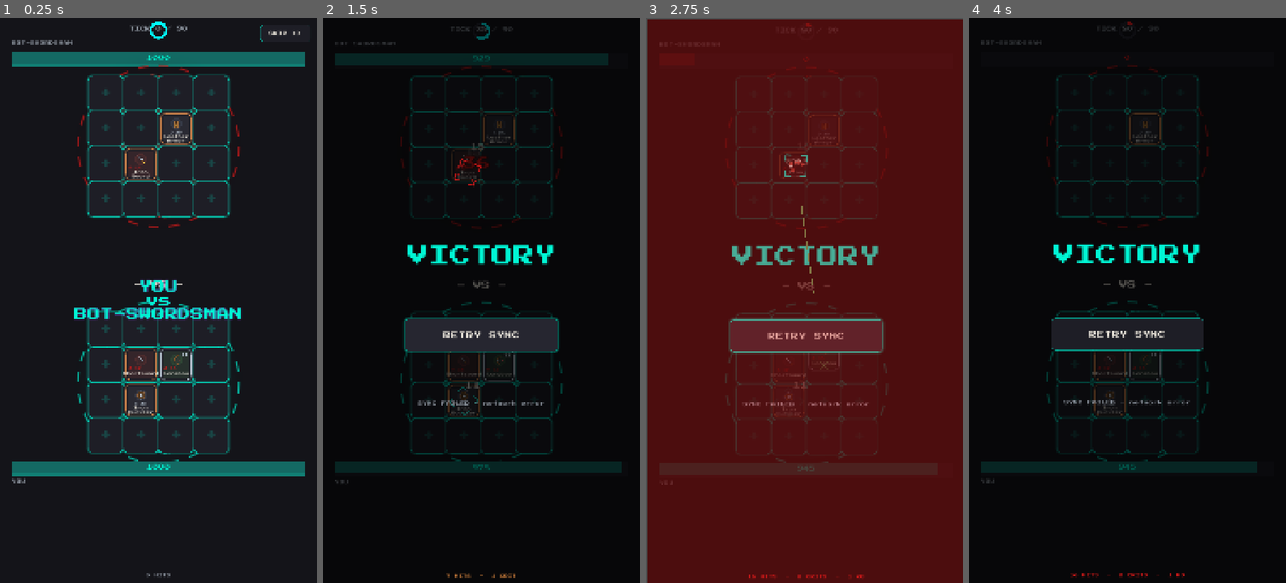
Above: before the commit, frames 1-4 (left to right).
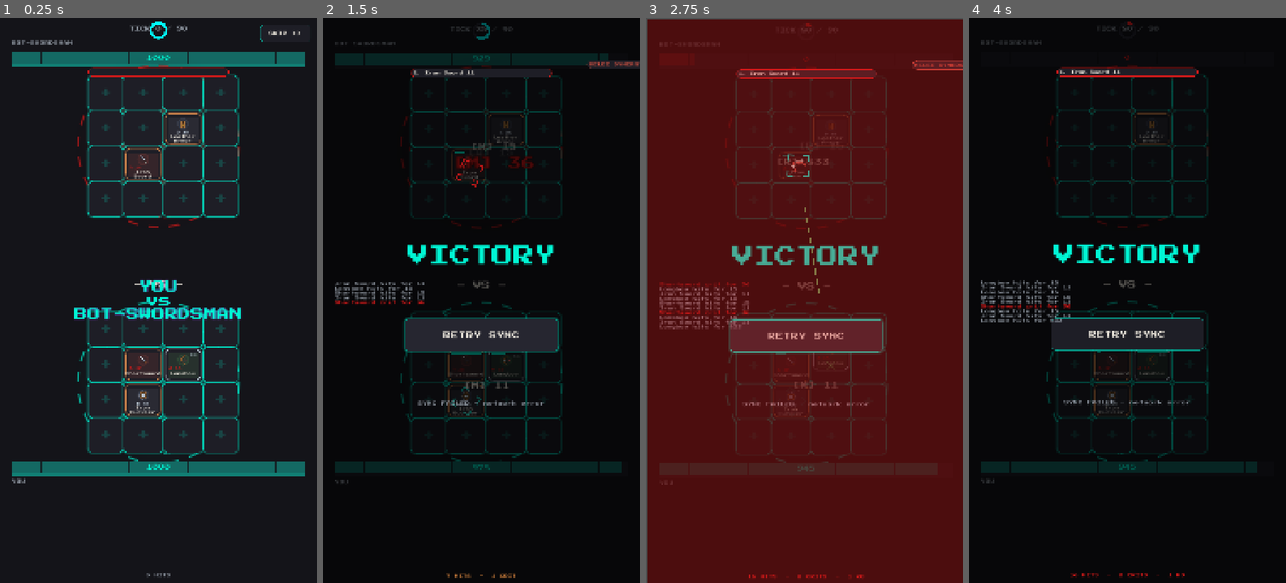
Above: after the commit, the same moments.

Repository: nomotomo/syn-grid-client
Game: Godot game, scene res://scenes/combat_replay/CombatReplayPreviewHarness.tscn
The game is run twice, just before and just after one commit, with the same random seed, the same clock (stepped at 60 frames per second) and the same inputs. This scene is started directly instead of the project's main scene. Sound files missing from this copy of the repository are replaced by a short silence.
Inputs (mouse positions are in pixels of both pictures, inside the frame that each line leads up to):
- Up to frame 1 (0.25 s): no input
- Up to frame 2 (1.5 s): click "SKIP >>" at 0.5 s; click "RETRY SYNC" at 1.25 s
- Up to frame 3 (2.75 s): click "RETRY SYNC" at 2 s
- Up to frame 4 (4 s): click "RETRY SYNC" at 2.75 s; tap Enter at 3.5 s; drag from (1146, 131) to (1159, 176) at 3.52 s

The runs differ from the first frame. In frame 1, 3.9% of the frame differs, in the area x 12-88%, y 6-81%; in frame 2, 3.1%; in frame 3, 2.3%; in frame 4, 3.1%.

Commit message:
Add combat readability telemetry overlays for issue #29.
Surface per-item damage meters, synergy banners, threat ranking, segmented HP bars, category-tinted damage float prefixes, and an auto-scrolling log ticker - all driven from the existing event stream with zero client combat math.

Co-authored-by: Cursor <cursoragent@cursor.com>

Diff:
--- a/scenes/combat_replay/CombatReplayPreviewHarness.gd
+++ b/scenes/combat_replay/CombatReplayPreviewHarness.gd
@@ -71,6 +71,7 @@
 			var firing := "me-sword" if i % 2 == 0 else "me-bow"
 			var crit := i == 6 or i == 12
 			var dmg := 36.0 if crit else 15.0
+			var synergy := 8.0 if firing == "me-sword" and i == 0 else 0.0
 			var absorbed := 0.0
 			if opp_shield > 0.0:
 				absorbed = minf(opp_shield, dmg)
@@ -79,7 +80,8 @@
 			opp_hp -= loss
 			events.append({"tick": (i + 1) * 5, "firing_item_id": firing,
 				"target_player_id": "bot-swordsman", "target_item_id": "opp-sword",
-				"crit": crit, "actual_damage": dmg, "shield_absorbed": absorbed,
+				"crit": crit, "actual_damage": dmg, "synergy_bonus": synergy,
+				"shield_absorbed": absorbed,
 				"hp_loss": loss, "target_hp_after": opp_hp,
 				"target_shield_after": opp_shield})
 	# Last player strike must actually end the match so offline harness exercises
--- a/scenes/combat_replay/CombatReplayScene.gd
+++ b/scenes/combat_replay/CombatReplayScene.gd
@@ -64,6 +64,15 @@
 var _items_by_id: Dictionary = {}        # item_id -> item Dictionary
 var _side_by_item_id: Dictionary = {}    # item_id -> "player" | "opponent"
 var _bars_by_player_id: Dictionary = {}  # player_id -> HpBar
+var _cumulative_damage_by_item_id: Dictionary = {}  # item_id -> float
+var _meters_by_item_id: Dictionary = {}  # item_id -> DamageMeter
+var _synergy_announced_item_ids: Dictionary = {}  # item_id -> true
+var _synergy_stack: VBoxContainer = null
+var _threat_pill: PanelContainer = null
+var _threat_label: Label = null
+var _threat_last_rendered: Array = []
+var _log_ticker: VBoxContainer = null
+const _LOG_TICKER_MAX_LINES: int = 4
 var _result_shown: bool = false
 var _round_played: int = 0
 var _fight_won: bool = false
@@ -102,6 +111,30 @@
         add_child(_hit_counter_footer)
         _refresh_hit_counter()
 
+        _synergy_stack = VBoxContainer.new()
+        _synergy_stack.add_theme_constant_override("separation", 6)
+        _synergy_stack.set_anchors_and_offsets_preset(Control.PRESET_TOP_RIGHT)
+        _synergy_stack.position = Vector2(size.x - 180.0, 140.0)
+        _synergy_stack.size = Vector2(170.0, 300.0)
+        _synergy_stack.mouse_filter = Control.MOUSE_FILTER_IGNORE
+        add_child(_synergy_stack)
+
+        _threat_pill = PanelContainer.new()
+        _threat_pill.add_theme_stylebox_override("panel",
+                ThemeBuilder.build_panel_style(SynGridPalette.DANGER, SynGridPalette.PANEL_BG_ELEVATED))
+        _threat_label = Label.new()
+        _threat_label.add_theme_font_size_override("font_size", 13)
+        _threat_label.add_theme_color_override("font_color", SynGridPalette.TEXT_PRIMARY)
+        _threat_pill.add_child(_threat_label)
+        _threat_pill.mouse_filter = Control.MOUSE_FILTER_IGNORE
+        add_child(_threat_pill)
+
+        _log_ticker = VBoxContainer.new()
+        _log_ticker.add_theme_constant_override("separation", 2)
+        _log_ticker.mouse_filter = Control.MOUSE_FILTER_IGNORE
+        add_child(_log_ticker)
+        _layout_telemetry_overlays()
+
         # ScreenEffects shakes by offsetting the current camera; centred at the
         # viewport midpoint the camera reproduces the identity view.
         _shake_camera.anchor_mode = Camera2D.ANCHOR_MODE_FIXED_TOP_LEFT
@@ -168,6 +201,8 @@
         _vs_label.position = Vector2(0.0, size.y * 0.465)
         _vs_label.size = Vector2(size.x, 60.0)
 
+        _layout_telemetry_overlays()
+
         _player_grid_area.position = Vector2(center_x, size.y * 0.52)
         _player_grid_area.size = grid_total
         _player_bar.position = Vector2(40.0, _player_grid_area.position.y + grid_total.y + 28.0)
@@ -189,6 +224,18 @@
                 var expand := grid_total.x * 0.18
                 floor_rect.position = Vector2(-expand, -expand)
                 floor_rect.size = grid_total + Vector2(expand * 2.0, expand * 2.0)
+
+func _layout_telemetry_overlays() -> void:
+        var grid_total := _cell_outer_size() * Vector2(grid_columns, grid_rows)
+        var center_x := (size.x - grid_total.x) / 2.0
+        if _threat_pill != null:
+                _threat_pill.position = Vector2(center_x, 170.0)
+                _threat_pill.size = Vector2(grid_total.x, 24.0)
+        if _log_ticker != null:
+                _log_ticker.position = Vector2(40.0, size.y * 0.465)
+                _log_ticker.size = Vector2(size.x - 80.0, 60.0)
+        if _synergy_stack != null:
+                _synergy_stack.position = Vector2(size.x - 180.0, 140.0)
 
 func _build_side(side: String, items: Array, container: GridContainer, mirror_x: bool) -> void:
         var cells: Dictionary = {}
@@ -221,6 +268,11 @@
                 _cards_by_item_id[item_id] = card
                 _items_by_id[item_id] = item
                 _side_by_item_id[item_id] = side
+                var meter := DamageMeter.new()
+                meter.custom_minimum_size = Vector2(mini_cell_card_size.x, 6.0)
+                meter.position = Vector2(0.0, mini_cell_card_size.y - 6.0)
+                card.add_child(meter)
+                _meters_by_item_id[item_id] = meter
 
 # Display-only initial shield strip: the sum of armor on the visible ARMOR
 # items. Authoritative values arrive with every event's target_shield_after.
@@ -242,6 +294,12 @@
                 int(GameState.last_combat_log.get("total_ticks", 0)))
 
         var firing_id := String(ev.get("firing_item_id", ""))
+        _accumulate_damage(ev)
+        _refresh_damage_meters()
+        _maybe_announce_synergy(ev)
+        _refresh_threat_meter(firing_id)
+        _push_log_line(ev, firing_id)
+
         var crit: bool = ev.get("crit", false)
         var hp_loss := float(ev.get("hp_loss", 0.0))
         var shield_absorbed := float(ev.get("shield_absorbed", 0.0))
@@ -290,7 +348,7 @@
                 AudioManager.play_shield_absorb(impact_pos)
         if hp_loss > 0.0:
                 AudioManager.play_hp_loss()
-        _spawn_damage_float(impact_pos, hp_loss, shield_absorbed, crit)
+        _spawn_damage_float(impact_pos, hp_loss, shield_absorbed, crit, category)
 
         # Shake scales with damage; ScreenEffects adds the crit flash + hit-stop.
         ScreenEffects.shake_from_hit(hp_loss, COMBAT_MAX_HP, crit)
@@ -359,14 +417,16 @@
         return size / 2.0
 
 # Bouncy floating damage indicator (contract section 4).
-func _spawn_damage_float(pos: Vector2, hp_loss: float, shield_absorbed: float, crit: bool) -> void:
+func _spawn_damage_float(pos: Vector2, hp_loss: float, shield_absorbed: float, crit: bool,
+                firing_category: String) -> void:
         var label := Label.new()
+        var prefix := _damage_float_prefix(hp_loss, shield_absorbed, firing_category)
         if hp_loss > 0.0:
-                label.text = str(int(round(hp_loss)))
+                label.text = prefix + str(int(round(hp_loss)))
                 label.add_theme_color_override("font_color",
                         SynGridPalette.DANGER if crit else SynGridPalette.TEXT_PRIMARY)
         elif shield_absorbed > 0.0:
-                label.text = "BLOCKED"
+                label.text = prefix + "BLOCKED"
                 label.add_theme_color_override("font_color", SynGridPalette.ACCENT_TEAL)
         else:
                 return
@@ -400,6 +460,116 @@
         else:
                 spark_color = SynGridPalette.ACCENT_TEAL
         _spawn_damage_sparks(pos, spark_color, 5 if crit else 3)
+
+# -- E2 telemetry overlays (issue #29) --
+
+func _accumulate_damage(ev: Dictionary) -> void:
+        var firing_id := String(ev.get("firing_item_id", ""))
+        if firing_id == "":
+                return
+        var dmg := float(ev.get("actual_damage", 0.0))
+        _cumulative_damage_by_item_id[firing_id] = \
+                float(_cumulative_damage_by_item_id.get(firing_id, 0.0)) + dmg
+
+func _refresh_damage_meters() -> void:
+        var current_max := 0.0
+        for v in _cumulative_damage_by_item_id.values():
+                current_max = maxf(current_max, float(v))
+        if current_max <= 0.0:
+                return
+        for item_id in _meters_by_item_id:
+                var dmg := float(_cumulative_damage_by_item_id.get(item_id, 0.0))
+                _meters_by_item_id[item_id].set_fraction(dmg / current_max)
+
+func _maybe_announce_synergy(ev: Dictionary) -> void:
+        var firing_id := String(ev.get("firing_item_id", ""))
+        var bonus := float(ev.get("synergy_bonus", 0.0))
+        if bonus <= 0.0 or _synergy_announced_item_ids.has(firing_id):
+                return
+        _synergy_announced_item_ids[firing_id] = true
+        var item: Dictionary = _items_by_id.get(firing_id, {})
+        var category := String(item.get("weapon_category", ""))
+        _spawn_synergy_banner(category, bonus)
+
+func _spawn_synergy_banner(category: String, bonus: float) -> void:
+        var chip := PanelContainer.new()
+        chip.add_theme_stylebox_override("panel",
+                ThemeBuilder.build_panel_style(SynGridPalette.tint_for_weapon_category(category),
+                        SynGridPalette.PANEL_BG_ELEVATED))
+        var label := Label.new()
+        label.text = "%s SYNERGY +%d DMG" % [category if category != "" else "ITEM", int(round(bonus))]
+        label.add_theme_font_size_override("font_size", 14)
+        label.add_theme_color_override("font_color", SynGridPalette.tint_for_weapon_category(category))
+        chip.add_child(label)
+        _synergy_stack.add_child(chip)
+        chip.modulate.a = 0.0
+        chip.position.x = 60.0
+        var tw := chip.create_tween().set_parallel(true)
+        tw.tween_property(chip, "modulate:a", 1.0, 0.15).set_trans(Tween.TRANS_QUAD).set_ease(Tween.EASE_OUT)
+        tw.tween_property(chip, "position:x", 0.0, 0.20).set_trans(Tween.TRANS_BACK).set_ease(Tween.EASE_OUT)
+        var out_tw := chip.create_tween()
+        out_tw.tween_interval(2.0)
+        out_tw.tween_property(chip, "modulate:a", 0.0, 0.25).set_trans(Tween.TRANS_QUAD)
+        out_tw.tween_callback(chip.queue_free)
+
+func _refresh_threat_meter(firing_id: String) -> void:
+        if String(_side_by_item_id.get(firing_id, "")) != "opponent":
+                return
+        var ranked: Array = []
+        for item_id in _cumulative_damage_by_item_id:
+                if String(_side_by_item_id.get(item_id, "")) == "opponent":
+                        ranked.append(item_id)
+        ranked.sort_custom(func(a, b):
+                return _cumulative_damage_by_item_id[a] > _cumulative_damage_by_item_id[b])
+        var top3: Array = ranked.slice(0, 3)
+        if top3 == _threat_last_rendered:
+                return
+        _threat_last_rendered = top3
+        var parts: Array[String] = []
+        for i in top3.size():
+                var item_id: String = top3[i]
+                var name := String(_items_by_id.get(item_id, {}).get("name", "?"))
+                parts.append("%d. %s %d" % [i + 1, name, int(_cumulative_damage_by_item_id[item_id])])
+        _threat_label.text = "  ".join(parts)
+
+func _push_log_line(ev: Dictionary, firing_id: String) -> void:
+        var item_name := String(_items_by_id.get(firing_id, {}).get("name", "?"))
+        var hp_loss := float(ev.get("hp_loss", 0.0))
+        var shield_absorbed := float(ev.get("shield_absorbed", 0.0))
+        var crit: bool = ev.get("crit", false)
+        var text: String
+        if hp_loss > 0.0:
+                text = "%s %s for %d" % [item_name, "crit" if crit else "hits", int(round(hp_loss))]
+        elif shield_absorbed > 0.0:
+                text = "%s blocked" % item_name
+        else:
+                return
+        var line := Label.new()
+        line.text = text
+        line.add_theme_font_size_override("font_size", 14)
+        line.add_theme_color_override("font_color",
+                SynGridPalette.DANGER if crit else SynGridPalette.TEXT_DIM)
+        _log_ticker.add_child(line)
+        line.modulate.a = 0.0
+        var tw := line.create_tween()
+        tw.tween_property(line, "modulate:a", 1.0, 0.08).set_trans(Tween.TRANS_QUAD).set_ease(Tween.EASE_OUT)
+        if _log_ticker.get_child_count() > _LOG_TICKER_MAX_LINES:
+                var oldest: Label = _log_ticker.get_child(0)
+                var out_tw := oldest.create_tween()
+                out_tw.tween_property(oldest, "modulate:a", 0.0, 0.15)
+                out_tw.tween_callback(oldest.queue_free)
+
+# Pixel font lacks unicode weapon glyphs - ASCII category markers instead.
+func _damage_float_prefix(hp_loss: float, shield_absorbed: float, firing_category: String) -> String:
+        if hp_loss > 0.0:
+                match firing_category:
+                        "MELEE": return "[M] "
+                        "RANGED": return "[R] "
+                        "ARCANE": return "[A] "
+                        _: return ""
+        elif shield_absorbed > 0.0:
+                return "[S] "
+        return ""
 
 # -- Result --
 
--- /dev/null
+++ b/scripts/ui/DamageMeter.gd
@@ -0,0 +1,36 @@
+class_name DamageMeter
+extends Control
+# Thin contribution bar attached under a mini ItemCard in combat replay.
+# Fill fraction is set externally (own_damage / current_match_max) - this
+# component does no computation of its own, matching HpBar's "never computes
+# damage" convention.
+
+@export var fill_tween_duration: float = 0.10
+@export var bar_height: float = 6.0
+
+var _bg: ColorRect
+var _fill: ColorRect
+
+func _ready() -> void:
+	_bg = ColorRect.new()
+	_bg.color = SynGridPalette.PANEL_BG_ELEVATED
+	_bg.mouse_filter = Control.MOUSE_FILTER_IGNORE
+	add_child(_bg)
+	_fill = ColorRect.new()
+	_fill.color = SynGridPalette.ACCENT_TEAL
+	_fill.mouse_filter = Control.MOUSE_FILTER_IGNORE
+	add_child(_fill)
+	resized.connect(_relayout)
+	_relayout()
+
+func _relayout() -> void:
+	_bg.position = Vector2.ZERO
+	_bg.size = Vector2(size.x, bar_height)
+	_fill.position = Vector2.ZERO
+	_fill.size.y = bar_height
+
+func set_fraction(frac: float) -> void:
+	var target_w := clampf(frac, 0.0, 1.0) * size.x
+	var tw := create_tween()
+	tw.tween_property(_fill, "size:x", target_w, fill_tween_duration) \
+		.set_ease(Tween.EASE_OUT).set_trans(Tween.TRANS_QUAD)
--- a/scripts/ui/HpBar.gd
+++ b/scripts/ui/HpBar.gd
@@ -8,6 +8,7 @@
 @export var fill_tween_duration: float = 0.08
 @export var hp_low_pct: float = 0.3
 @export var shield_strip_height: float = 12.0
+@export var segment_count: int = 10  # COMBAT_MAX_HP / 100.0 at the 1000 baseline
 
 var _max_hp: float = 1000.0
 var _max_shield: float = 0.0
@@ -17,6 +18,7 @@
 var _bg: ColorRect
 var _hp_fill: ColorRect
 var _shield_fill: ColorRect
+var _segment_dividers: Array = []  # Array[ColorRect]
 var _text: Label
 
 func _ready() -> void:
@@ -32,6 +34,12 @@
 	_shield_fill.color = Color(SynGridPalette.ACCENT_TEAL, 0.45)
 	_shield_fill.mouse_filter = Control.MOUSE_FILTER_IGNORE
 	add_child(_shield_fill)
+	for i in segment_count - 1:
+		var divider := ColorRect.new()
+		divider.color = Color(SynGridPalette.PANEL_BG, 0.8)
+		divider.mouse_filter = Control.MOUSE_FILTER_IGNORE
+		add_child(divider)
+		_segment_dividers.append(divider)
 	_text = Label.new()
 	_text.horizontal_alignment = HORIZONTAL_ALIGNMENT_CENTER
 	_text.vertical_alignment = VERTICAL_ALIGNMENT_CENTER
@@ -66,6 +74,11 @@
 	_shield_fill.size = Vector2(_shield_fill.size.x, shield_strip_height)
 	_text.position = Vector2.ZERO
 	_text.size = Vector2(size.x, hp_height)
+	for i in _segment_dividers.size():
+		var x := size.x * float(i + 1) / float(segment_count)
+		var divider: ColorRect = _segment_dividers[i]
+		divider.position = Vector2(x - 1.0, 0.0)
+		divider.size = Vector2(2.0, hp_height)
 
 func _apply(animate: bool) -> void:
 	var hp_w := clampf(_hp / _max_hp, 0.0, 1.0) * size.x
Not shown, added: scripts/ui/DamageMeter.gd.uid
Not shown, added: docs/high-level-design/issue-29-combat-readability-telemetry.md
Not shown, added: docs/low-level-design/issue-29-combat-readability-telemetry.md
